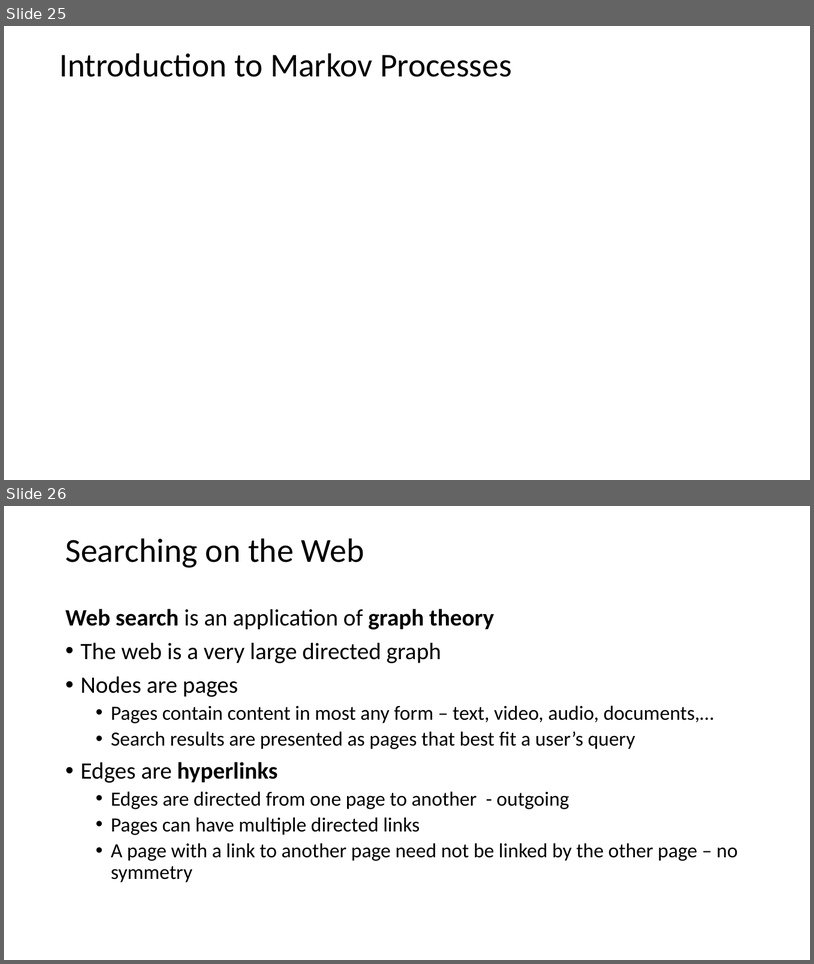
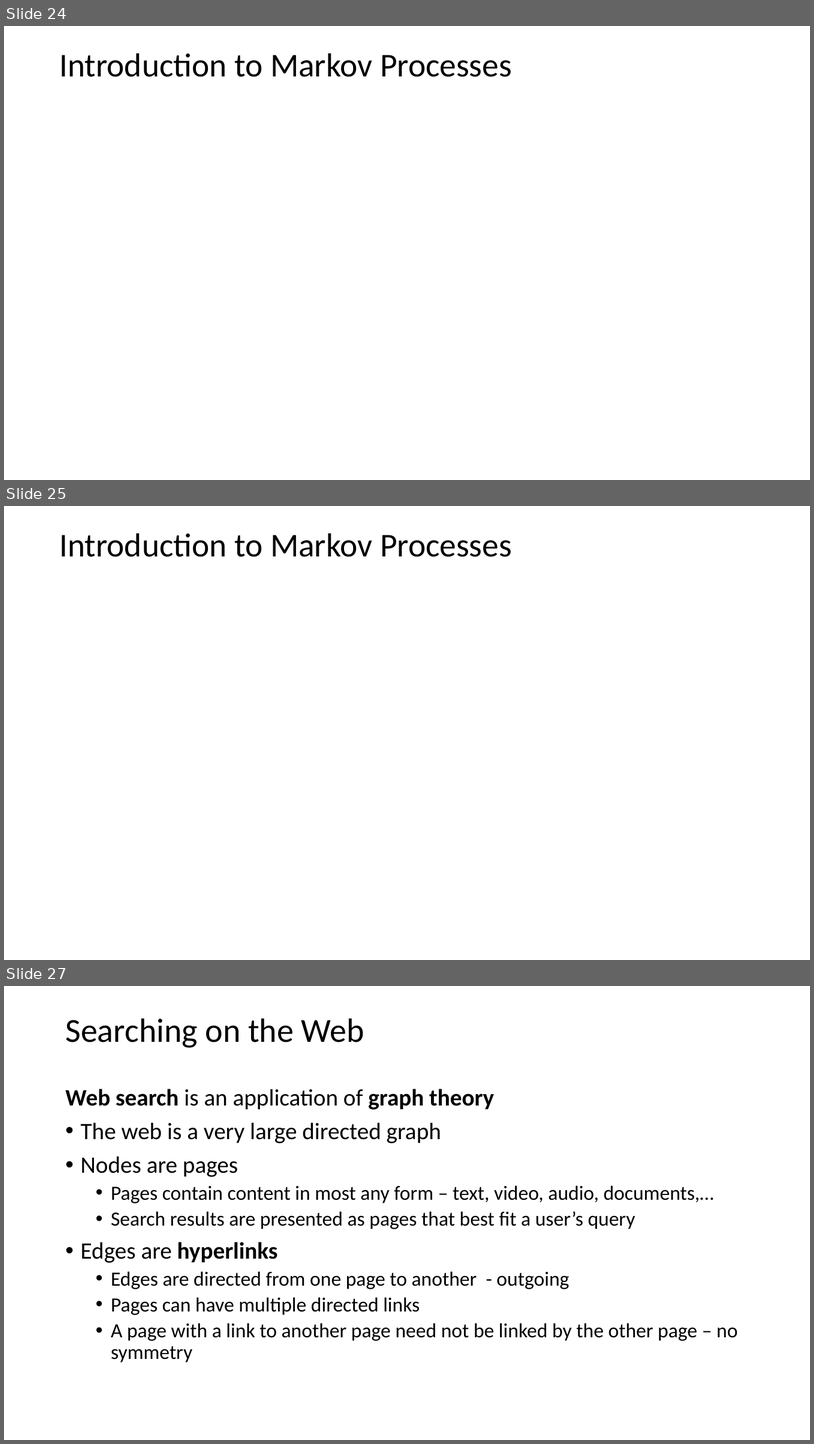
Before and after one commit to StephenElston/CSCI-E-108, a slide deck: slides/5_WebSearching.pptx. Shown one above the other, each under a label of ours: slides 25 and 26 before the commit, slides 24, 25 and 27 after it; the slides between them are not shown. The pictures are 814x964 and 814x1444 pixels, drawn with LibreOffice and Linux fonts; fonts in the diff are those of the drawing; grey boxes stand for pictures. Boxes give left, top, right and bottom in pixels: in the first picture for what was removed or moved away, otherwise in the second. Text is boxed around its words. In the diff, an @@ line names an element or a change of style, - is before the commit and + after.

```diff
--- a/slides/5_WebSearching.pptx
+++ b/slides/5_WebSearching.pptx
@@ slide 25 added at <box>4,506,810,960</box>, background #FFFFFF @@
@@ title added at <box>59,533,512,557</box>, 39.6 pt, text #000000 @@
+Introduction to Markov Processes
@@ what was slide 25 is now slide 24 @@
@@ what was slide 26 is now slide 27 @@
```
Also in this commit, not shown: 7 slides changed, 1 other slide added, 2 slides removed.
